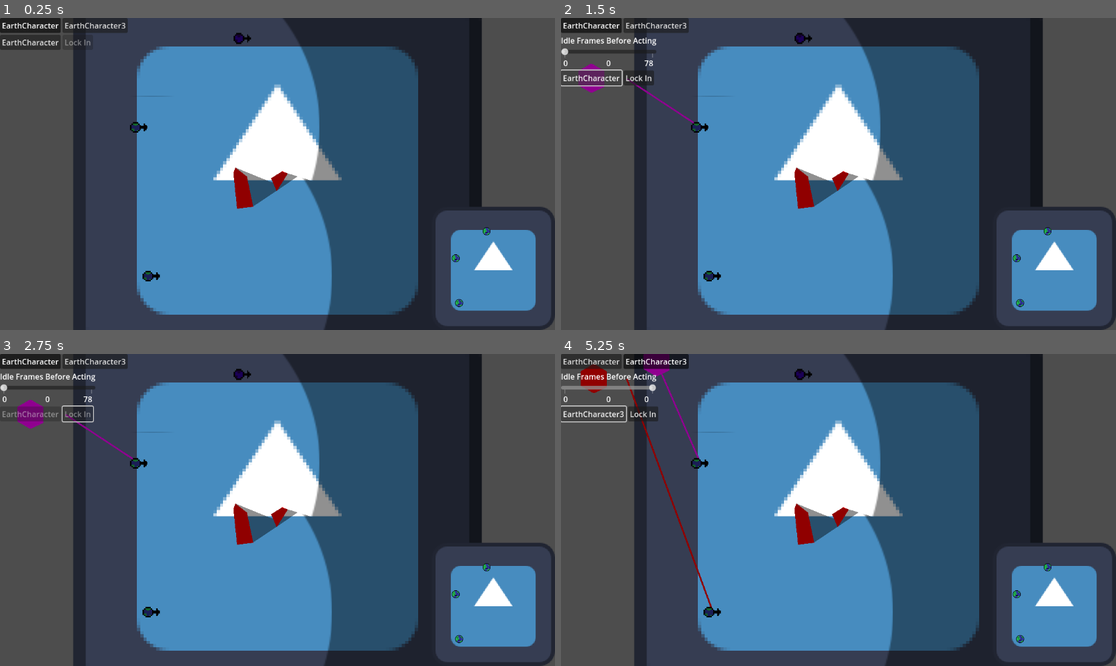
Above: before the commit, frames 1-4 (two rows, left to right).
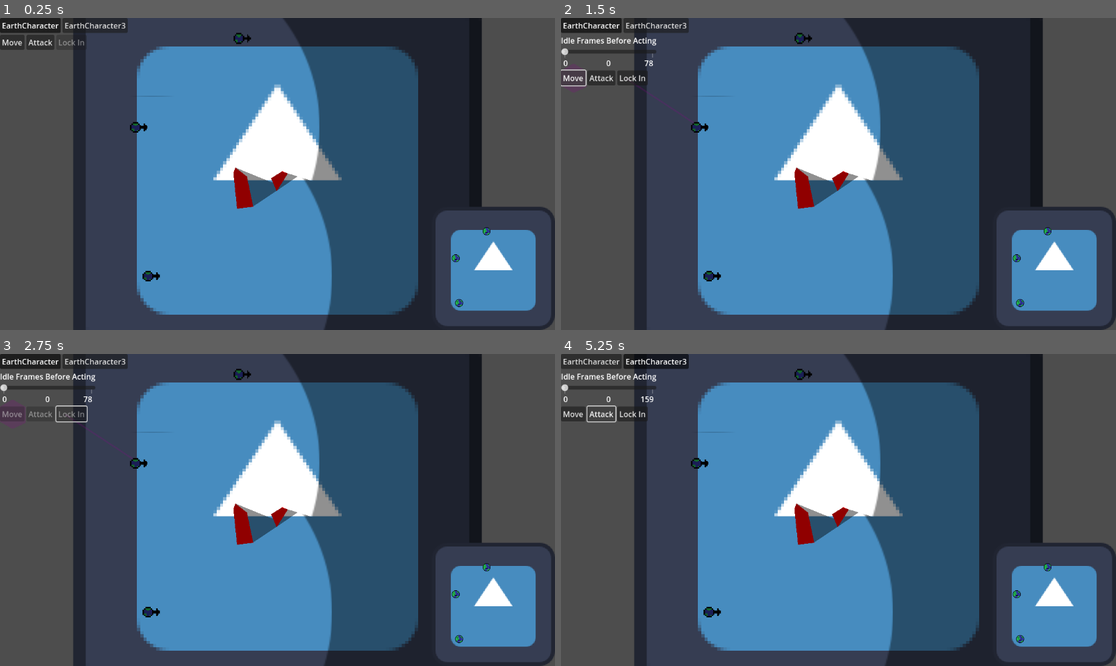
Above: after the commit, the same moments.

Repository: karpada2/space_moba
Game: Godot game, scene res://GameRoots/TestingRoot.tscn
Same seed, same stepped clock (60 frames per second), same inputs: the game is played once before the commit and once after it. The project has no main scene, so this scene is started directly. The engine's default icon, where the game draws it, is replaced by a stand-in: a white triangle on a blue panel in a dark square.
Inputs:
- Up to frame 1 (0.25 s): no input
- Up to frame 2 (1.5 s): click "EarthCharacter" (after the commit: "Move") at 0.5 s; click "EarthCharacter" (after the commit: "Move") at 1.25 s
- Up to frame 3 (2.75 s): click "Lock In" at 2 s
- Up to frame 4 (5.25 s): click "EarthCharacter" at 2.75 s; click "EarthCharacter" (after the commit: "Attack") at 3.5 s; click "EarthCharacter3" at 4.25 s; click "EarthCharacter3" (after the commit: "Attack") at 5 s

The runs differ from the first frame. In frame 1, 0.2% of the frame differs, in the area x 0-44%, y 5-11%; in frame 2, 0.7%; in frame 3, 0.6%; in frame 4, 1.5%, in the area x 0-44%, y 0-82%.

Commit message:
RAHHHHH ATTACKS WORK RAHHHHH

Diff:
--- a/Actions/Action.gd
+++ b/Actions/Action.gd
@@ -76,17 +76,22 @@
 func set_target_position(new_position: Vector2, simulate: bool = false) -> void:
 	if target_type == TargetingType.POSITION:
 		target_position = new_position
-		if not simulate:
+		if not simulate and target_position.is_finite():
 			target_chosen = true
+			target_set()
 
 func set_target_entity(new_entity: EntityBase, simulate: bool = false) -> void:
 	if target_type in [TargetingType.ALLY, TargetingType.ENEMY, TargetingType.ANY]:
 		target_entity = new_entity
-		if not simulate:
+		if not simulate and target_entity:
 			target_chosen = true
+			target_set()
 
 func reset_target() -> void:
 	target_chosen = false
+
+func target_set() -> void:
+	pass
 
 @abstract
 func get_action_length_frames() -> int
--- a/Attacks/Attack.gd
+++ b/Attacks/Attack.gd
@@ -1,5 +1,21 @@
-extends Object
+extends Resource
 class_name Attack
 
 
 ## this just represents the attack itself (damage type, amount, etc. Actual projectiles and stuff will be made in another way)
+var damage_amount: float
+var damage_type: Enums.DamageType
+
+static func create(damage_amount_in: float, damage_type_in: Enums.DamageType) -> Attack:
+	var temp: Attack = Attack.new()
+	temp.damage_amount = damage_amount_in
+	temp.damage_type = damage_type_in
+
+	return temp
+
+func clone() -> Attack:
+	var new_attack: Attack = Attack.new()
+	new_attack.damage_amount = self.damage_amount
+	new_attack.damage_type = self.damage_type
+
+	return new_attack
--- a/Entities/Characters/CharacterBase.gd
+++ b/Entities/Characters/CharacterBase.gd
@@ -7,11 +7,15 @@
 var navigation_agent: NavigationAgent2D
 @onready var move_path_visualizer: Line2D = $MovePathVisualizer
 @onready var position_select_indicator: Polygon2D = $PositionSelectIndicator
-
-static var position_targeting_color: Color = Color(1.0, 0.0, 1.0)
+@onready var target_chooser: TargetChooser = $TargetChooser
+
+static var position_targeting_color: Color = Color(1.0, 0.0, 1.0, 0.2)
+const invalid_target_color: Color = Color(1.0, 0.0, 0.0, 0.3)
 
 # max movement speed in pixels/second
 @export var move_speed_human: float = 50
+
+@export var attack_range: float = 70
 
 # how many pixels can be moved per turn
 @onready var move_distance_per_turn: float = (move_speed_human*(float(TurnResolutionManager.FRAMES_PER_TURN)/Engine.physics_ticks_per_second))
@@ -41,12 +45,15 @@
 	start_pos = global_position
 	navigation_agent.path_changed.connect(_on_move_path_changed)
 
+	target_chooser.my_team = self.my_team
+
 	TurnChoosingManager.choosing_start.connect(action_choosing_start)
 
 	TurnResolutionManager.resolution_advance.connect(turn_resolution_advance)
 
 func action_choosing_start(team: Enums.Team) -> void:
 	if my_team == team:
+		target_chooser.enabled = true
 		position_select_indicator.global_position = self.global_position
 		move_path_visualizer.global_position = self.global_position
 
@@ -55,52 +62,54 @@
 
 func action_choosing_advance() -> void:
 	if current_focused_action != null:
+		if target_chooser.is_right_mouse_button_just_pressed():
+			current_focused_action.reset_target()
+
 		if current_focused_action.target_type == Action.TargetingType.POSITION:
 			position_select_indicator.show()
-			move_path_visualizer.show()
-
 			if not current_focused_action.is_configured():
-				current_focused_action.set_target_position(get_global_mouse_position(), true)
-
-			if current_focused_action is BaseMoveAction:
+				position_select_indicator.global_position = target_chooser.get_mouse_target_position()
+				if current_focused_action is BaseMoveAction:
+					move_path_visualizer.show()
+					navigation_agent.target_position = target_chooser.get_mouse_target_position()
+					calculate_navigation()
+			else:
+				position_select_indicator.global_position = current_focused_action.target_position
+
+
+
+			if target_chooser.is_left_mouse_button_just_pressed() and not current_focused_action.is_configured():
+				current_focused_action.set_target_position(target_chooser.get_mouse_target_position())
 				navigation_agent.target_position = current_focused_action.target_position
 				calculate_navigation()
+				if not is_action_possible(current_focused_action):
+					current_focused_action.reset_target()
 
 
 			if is_action_possible(current_focused_action):
 				position_select_indicator.color = position_targeting_color
 				move_path_visualizer.default_color = position_targeting_color
 			else:
-				position_select_indicator.color = Color.RED
-				move_path_visualizer.default_color = Color.RED
-
-			if Input.is_action_just_pressed("mouse_off_press"):
-				current_focused_action.reset_target()
-
-			if Input.is_action_just_pressed("mouse_press") and not current_focused_action.is_configured():
-				current_focused_action.set_target_position(get_global_mouse_position())
-				navigation_agent.target_position = current_focused_action.target_position
-				calculate_navigation()
-				if not is_action_possible(current_focused_action):
-					current_focused_action.reset_target()
-
-			if not current_focused_action.is_configured():
-				position_select_indicator.global_position = get_global_mouse_position()
-			else:
-				position_select_indicator.global_position = current_focused_action.target_position
-				if current_focused_action is BaseMoveAction:
-					handle_move_action_position_select()
-				else:
-					move_path_visualizer.hide()
+				position_select_indicator.color = invalid_target_color
+				move_path_visualizer.default_color = invalid_target_color
+		elif current_focused_action.target_type in [Action.TargetingType.ANY, Action.TargetingType.ENEMY, Action.TargetingType.ALLY]:
+			if target_chooser.is_left_mouse_button_just_pressed() and not current_focused_action.is_configured():
+				if current_focused_action.target_type == Action.TargetingType.ANY:
+					current_focused_action.set_target_entity(target_chooser.get_any_target())
+				elif current_focused_action.target_type == Action.TargetingType.ENEMY:
+					current_focused_action.set_target_entity(target_chooser.get_enemy_target())
+				elif current_focused_action.target_type == Action.TargetingType.ALLY:
+					current_focused_action.set_target_entity(target_chooser.get_ally_target())
+
+				if current_focused_action.is_configured():
+					if not is_action_possible(current_focused_action):
+						current_focused_action.reset_target()
+
+				if current_focused_action.is_configured():
+					current_focused_action.target_entity.material.set("shader_parameter/mix_amount", 0.5)
 		else:
 			position_select_indicator.hide()
 			move_path_visualizer.hide()
-
-func handle_move_action_position_select() -> void:
-	move_path_visualizer.show()
-	navigation_agent.target_position = current_focused_action.target_position
-
-	calculate_navigation()
 
 func _on_move_path_changed() -> void:
 	navigation_path = navigation_agent.get_current_navigation_path()
@@ -145,7 +154,29 @@
 
 ## Checks if the action with its current parameters is possible (e.g. for move, if the distance and path are valid).
 @abstract
-func is_action_possible(action: Action) -> bool
+func is_action_possible(action: Action, wait_before_act: int = 0) -> bool
+
+@abstract
+func get_action_range(action: Action) -> float
+
+func create_wait_and_move_action(action: Action, wait_before_act: int) -> SequentialAction:
+	if action.target_type == Action.TargetingType.NONE or action is EntityBase.BaseMoveAction:
+		return SequentialAction.create(action.action_name, ActionArray.create([WaitAction.create(wait_before_act), action]))
+
+	var navigation_agent_desired_distance: float = navigation_agent.target_desired_distance
+	navigation_agent.target_desired_distance = get_action_range(action)
+	if action.target_type == Action.TargetingType.POSITION:
+		navigation_agent.target_position = action.target_position
+	else:
+		if action.target_entity:
+			navigation_agent.target_position = action.target_entity.global_position
+		else:
+			navigation_agent.target_position = self.global_position
+	calculate_navigation()
+
+	var new_action: SequentialAction = SequentialAction.create(action.action_name, ActionArray.create([WaitAction.create(wait_before_act), BaseMoveAction.create(self, get_move_distance_per_frame(), null, navigation_agent.get_current_navigation_path(), get_action_range(action)), action]))
+	navigation_agent.target_desired_distance = navigation_agent_desired_distance
+	return new_action
 
 func action_focused(action: Action) -> void:
 	current_focused_action = action
@@ -160,14 +191,15 @@
 	calculate_navigation()
 	return navigation_agent.get_path_length() <= get_max_movement_distance_possible()
 
-func calculate_navigation() -> void:
-	navigation_agent.is_target_reachable()
+func calculate_navigation(nav_agent_in: NavigationAgent2D = navigation_agent) -> void:
+	nav_agent_in.is_target_reachable()
 
 func get_max_movement_distance_possible() -> float:
 	return move_distance_per_turn
 
 ## Handles storing what action was selected and with what parameters
-func action_selected(chosen_action: Action) -> void:
-	next_chosen_action = chosen_action
+func action_selected(chosen_action: Action, wait_before_act: int) -> void:
+	next_chosen_action = create_wait_and_move_action(chosen_action, wait_before_act)
 	TurnChoosingManager.i_chose_action(self)
 	ready_to_act = true
+	target_chooser.enabled = false
--- a/Entities/Characters/EarthCharacter/EarthCharacter.gd
+++ b/Entities/Characters/EarthCharacter/EarthCharacter.gd
@@ -9,10 +9,16 @@
 					self,
 					get_move_distance_per_frame(),
 					navigation_agent
+				),
+				BaseAttackAction.create(
+					Attack.create(100, Enums.DamageType.PHYSICAL)
 				)
 			]
 		)
 	}
 
-func is_action_possible(action: Action) -> bool:
-	return action.get_action_length_frames() <= TurnResolutionManager.FRAMES_PER_TURN
+func is_action_possible(action: Action, wait_before_act: int = 0) -> bool:
+	return create_wait_and_move_action(action, wait_before_act).get_action_length_frames() <= TurnResolutionManager.FRAMES_PER_TURN
+
+func get_action_range(_action: Action) -> float:
+	return attack_range
--- a/Entities/Characters/EarthCharacter/EarthCharacter.tscn
+++ b/Entities/Characters/EarthCharacter/EarthCharacter.tscn
@@ -1,11 +1,18 @@
-[gd_scene load_steps=8 format=3 uid="uid://k3mslpvijhds"]
+[gd_scene load_steps=11 format=3 uid="uid://k3mslpvijhds"]
 
+[ext_resource type="Shader" uid="uid://6kwpnb0kq428" path="res://Entities/EntityShader.gdshader" id="1_3nsai"]
 [ext_resource type="Script" uid="uid://cckinmhmx0uvy" path="res://Entities/Characters/EarthCharacter/EarthCharacter.gd" id="1_oofe1"]
 [ext_resource type="Texture2D" uid="uid://dddmxxuasemfw" path="res://Entities/Characters/EarthCharacter/EarthSprite.png" id="2_symtk"]
 [ext_resource type="Script" uid="uid://dsopyue7txr2b" path="res://Entities/Components/HealthComponent.gd" id="3_0y17a"]
 [ext_resource type="Script" uid="uid://cmrwry3cgj18k" path="res://Entities/Components/GettingHitManagerComponent.gd" id="4_symtk"]
 [ext_resource type="Script" uid="uid://b5uttgqqjgqly" path="res://Entities/Components/HurtboxComponent.gd" id="5_h1xd8"]
+[ext_resource type="PackedScene" uid="uid://cr32u8kaclsx1" path="res://Entities/Components/TargetChooser.tscn" id="7_3nsai"]
 [ext_resource type="PackedScene" uid="uid://cg8sovak1nglu" path="res://Entities/Components/DetectionAreaComponent.tscn" id="7_h1xd8"]
+
+[sub_resource type="ShaderMaterial" id="ShaderMaterial_5dj41"]
+resource_local_to_scene = true
+shader = ExtResource("1_3nsai")
+shader_parameter/mix_amount = 0.0
 
 [sub_resource type="CapsuleShape2D" id="CapsuleShape2D_symtk"]
 radius = 28.0
@@ -14,15 +21,18 @@
 [node name="EarthCharacter" type="CharacterBody2D" groups=["Characters"]]
 light_mask = 7
 visibility_layer = 7
+material = SubResource("ShaderMaterial_5dj41")
 collision_layer = 0
 collision_mask = 0
 motion_mode = 1
 script = ExtResource("1_oofe1")
 move_speed_human = 200.0
+attack_range = 275.0
 metadata/_custom_type_script = "uid://cckinmhmx0uvy"
 
 [node name="Sprite" type="Sprite2D" parent="."]
 z_index = 2
+use_parent_material = true
 scale = Vector2(8.14, 8.14)
 texture = ExtResource("2_symtk")
 
@@ -61,11 +71,13 @@
 [node name="MovePathVisualizer" type="Line2D" parent="."]
 visible = false
 top_level = true
-default_color = Color(1, 0, 1, 1)
+default_color = Color(1, 0, 1, 0.047058824)
 
 [node name="PositionSelectIndicator" type="Polygon2D" parent="."]
 visible = false
 top_level = true
 scale = Vector2(9.03, 9.03)
-color = Color(1, 0, 1, 1)
+color = Color(1, 0, 1, 0.047058824)
 polygon = PackedVector2Array(8.66, 6, 8.66, -5, 0, -10, -8.66, -5, -8.66, 5, 0, 10)
+
+[node name="TargetChooser" parent="." instance=ExtResource("7_3nsai")]
--- a/Entities/Components/GettingHitManagerComponent.gd
+++ b/Entities/Components/GettingHitManagerComponent.gd
@@ -7,3 +7,6 @@
 ## called by parent, signals that this node's depndencies have been fulfilled
 func you_are_ready() -> void:
 	pass
+
+func attack(attack_param: Attack) -> void:
+	health_component.deal_damage(attack_param.damage_amount)
--- a/Entities/Components/HealthComponent.gd
+++ b/Entities/Components/HealthComponent.gd
@@ -7,3 +7,10 @@
 
 @export var max_health: float = 600
 @export var curr_health: float = 600
+
+func deal_damage(amount: float) -> void:
+	curr_health -= amount
+	health_changed.emit(curr_health)
+	if curr_health <= 0:
+		curr_health = 0
+		died.emit()
--- /dev/null
+++ b/Entities/Components/TargetChooser.gd
@@ -0,0 +1,73 @@
+extends Node
+class_name TargetChooser
+
+
+@onready var entity_detector: Area2D = $EntityDetector
+
+@export var my_team: Enums.Team = Enums.Team.GOOD
+
+var enabled: bool = false
+
+var overlapping_entities: Array[EntityBase] = []
+
+
+func _on_entity_detector_body_entered(body: Node2D) -> void:
+	if body is EntityBase:
+		overlapping_entities.append(body)
+
+func _on_entity_detector_body_exited(body: Node2D) -> void:
+	if body is EntityBase:
+		overlapping_entities.erase(body)
+
+func _physics_process(_delta: float) -> void:
+	if enabled:
+		entity_detector.global_position = _get_global_mouse_position()
+
+
+func _get_global_mouse_position() -> Vector2:
+	return GameRoot.get_game_root().get_global_mouse_position()
+
+func is_left_mouse_button_just_pressed() -> bool:
+	return Input.is_action_just_pressed("mouse_press")
+
+func is_right_mouse_button_just_pressed() -> bool:
+	return Input.is_action_just_pressed("mouse_off_press")
+
+func get_mouse_target_position() -> Vector2:
+	if enabled:
+		return _get_global_mouse_position()
+	else:
+		return Vector2.INF
+
+func get_enemy_target() -> EntityBase:
+	if enabled:
+		var closest_entity: EntityBase = null
+		for entity: EntityBase in overlapping_entities:
+			if ((entity.my_team == Enums.Team.EVIL and my_team == Enums.Team.GOOD) or (entity.my_team == Enums.Team.GOOD and my_team == Enums.Team.EVIL) or (entity.my_team == Enums.Team.NONE)) and entity.visible:
+				if closest_entity == null or closest_entity.global_position.distance_squared_to(_get_global_mouse_position()) > entity.global_position.distance_squared_to(_get_global_mouse_position()):
+					closest_entity = entity
+		return closest_entity
+	else:
+		return null
+
+func get_ally_target() -> EntityBase:
+	if enabled:
+		var closest_entity: EntityBase = null
+		for entity: EntityBase in overlapping_entities:
+			if (entity.my_team == my_team) and entity.visible:
+				if closest_entity == null or closest_entity.global_position.distance_squared_to(_get_global_mouse_position()) > entity.global_position.distance_squared_to(_get_global_mouse_position()):
+					closest_entity = entity
+		return closest_entity
+	else:
+		return null
+
+func get_any_target() -> EntityBase:
+	if enabled:
+		var closest_entity: EntityBase = null
+		for entity: EntityBase in overlapping_entities:
+			if entity.visible:
+				if closest_entity == null or closest_entity.global_position.distance_squared_to(_get_global_mouse_position()) > entity.global_position.distance_squared_to(_get_global_mouse_position()):
+					closest_entity = entity
+		return closest_entity
+	else:
+		return null
--- /dev/null
+++ b/Entities/Components/TargetChooser.tscn
@@ -0,0 +1,21 @@
+[gd_scene load_steps=3 format=3 uid="uid://cr32u8kaclsx1"]
+
+[ext_resource type="Script" uid="uid://d3jrlxrb372sb" path="res://Entities/Components/TargetChooser.gd" id="1_3d7hu"]
+
+[sub_resource type="CircleShape2D" id="CircleShape2D_3d7hu"]
+radius = 250.0
+
+[node name="TargetChooser" type="Node"]
+script = ExtResource("1_3d7hu")
+
+[node name="EntityDetector" type="Area2D" parent="."]
+collision_layer = 0
+collision_mask = 14
+input_pickable = false
+monitorable = false
+
+[node name="CollisionShape2D" type="CollisionShape2D" parent="EntityDetector"]
+shape = SubResource("CircleShape2D_3d7hu")
+
+[connection signal="body_entered" from="EntityDetector" to="." method="_on_entity_detector_body_entered"]
+[connection signal="body_exited" from="EntityDetector" to="." method="_on_entity_detector_body_exited"]
--- a/Entities/EntityBase.gd
+++ b/Entities/EntityBase.gd
@@ -22,7 +22,7 @@
 		var new_action: BaseMoveAction = BaseMoveAction.new()
 		var path_length: float = 0
 		new_action.my_entity = entity
-		new_action.action_name = entity.get_display_name()
+		new_action.action_name = "Move"
 		new_action.move_distance_per_frame = move_distance_per_frame_in
 		new_action.action_length_turns = 1
 		new_action.target_type = TargetingType.POSITION
@@ -80,6 +80,39 @@
 		finished = is_target_reached()
 		return not is_target_reached()
 
+## applies the attack only, combined with an animation action before and after to achieve cool effect. this way multi-hit-attacks and shit also work.
+class BaseAttackAction extends Action:
+	var attack: Attack
+
+	func target_set() -> void:
+		target_entity.material.set("shader_parameter/mix_amount", 0.5)
+
+	func get_action_length_frames() -> int:
+		return 0
+
+	static func create(attack_in: Attack) -> BaseAttackAction:
+		var new_action: BaseAttackAction = BaseAttackAction.new()
+		new_action.action_name = "Attack"
+		new_action.action_length_turns = 1
+		new_action.target_type = TargetingType.ENEMY
+
+		new_action.attack = attack_in
+
+		return new_action
+
+	func clone() -> BaseAttackAction:
+		var new_action: BaseAttackAction = _clone_inner()
+		new_action.attack = self.attack.clone()
+
+		return new_action
+
+	func _new_inner() -> BaseAttackAction:
+		return BaseAttackAction.new()
+
+	func run(_frames_passed: int) -> bool:
+		target_entity.getting_hit_manager.attack(attack)
+		target_entity.material.set("shader_parameter/mix_amount", 0)
+		return false
 
 @export var my_team: Enums.Team = Enums.Team.NONE
 
--- /dev/null
+++ b/Entities/EntityShader.gdshader
@@ -0,0 +1,19 @@
+shader_type canvas_item;
+const vec4 tint = vec4(1, 0, 0, 1);
+uniform float mix_amount : hint_range(0, 1) = 0.5;
+
+void vertex() {
+	// Called for every vertex the material is visible on.
+}
+
+void fragment() {
+    vec4 tex = texture(TEXTURE, UV);
+	if (tex.a != 0.0){
+		COLOR = mix(tex, tint, mix_amount);
+	}
+}
+
+//void light() {
+//	// Called for every pixel for every light affecting the CanvasItem.
+//	// Uncomment to replace the default light processing function with this one.
+//}
--- a/GameRoots/TestingRoot.tscn
+++ b/GameRoots/TestingRoot.tscn
@@ -6,6 +6,118 @@
 [ext_resource type="Script" uid="uid://dtd6pqcc4vcqg" path="res://HUD/Minimaps/Minimap.gd" id="4_m46vn"]
 [ext_resource type="PackedScene" uid="uid://k3mslpvijhds" path="res://Entities/Characters/EarthCharacter/EarthCharacter.tscn" id="4_so4lt"]
 [ext_resource type="PackedScene" uid="uid://dg334efubhi5i" path="res://HUD/ActionChoosing/ActionChoosingInterface.tscn" id="5_m46vn"]
+
+[sub_resource type="Shader" id="Shader_m46vn"]
+resource_local_to_scene = true
+code = "shader_type canvas_item;
+const vec4 tint = vec4(1, 0, 0, 1);
+uniform float mix_amount : hint_range(0, 1) = 0.5;
+
+void vertex() {
+	// Called for every vertex the material is visible on.
+}
+
+void fragment() {
+    vec4 tex = texture(TEXTURE, UV);
+	if (tex.a != 0.0){
+		COLOR = mix(tex, tint, mix_amount);
+	}
+}
+
+//void light() {
+//	// Called for every pixel for every light affecting the CanvasItem.
+//	// Uncomment to replace the default light processing function with this one.
+//}
+"
+
+[sub_resource type="ShaderMaterial" id="ShaderMaterial_hrkw6"]
+resource_local_to_scene = true
+shader = SubResource("Shader_m46vn")
+shader_parameter/mix_amount = 0.0
+
+[sub_resource type="Shader" id="Shader_qjowt"]
+resource_local_to_scene = true
+code = "shader_type canvas_item;
+const vec4 tint = vec4(1, 0, 0, 1);
+uniform float mix_amount : hint_range(0, 1) = 0.5;
+
+void vertex() {
+	// Called for every vertex the material is visible on.
+}
+
+void fragment() {
+    vec4 tex = texture(TEXTURE, UV);
+	if (tex.a != 0.0){
+		COLOR = mix(tex, tint, mix_amount);
+	}
+}
+
+//void light() {
+//	// Called for every pixel for every light affecting the CanvasItem.
+//	// Uncomment to replace the default light processing function with this one.
+//}
+"
+
+[sub_resource type="ShaderMaterial" id="ShaderMaterial_gondq"]
+resource_local_to_scene = true
+shader = SubResource("Shader_qjowt")
+shader_parameter/mix_amount = 0.0
+
+[sub_resource type="Shader" id="Shader_12iin"]
+resource_local_to_scene = true
+code = "shader_type canvas_item;
+const vec4 tint = vec4(1, 0, 0, 1);
+uniform float mix_amount : hint_range(0, 1) = 0.5;
+
+void vertex() {
+	// Called for every vertex the material is visible on.
+}
+
+void fragment() {
+    vec4 tex = texture(TEXTURE, UV);
+	if (tex.a != 0.0){
+		COLOR = mix(tex, tint, mix_amount);
+	}
+}
+
+//void light() {
+//	// Called for every pixel for every light affecting the CanvasItem.
+//	// Uncomment to replace the default light processing function with this one.
+//}
+"
+
+[sub_resource type="ShaderMaterial" id="ShaderMaterial_uumw7"]
+resource_local_to_scene = true
+shader = SubResource("Shader_12iin")
+shader_parameter/mix_amount = 0.0
+
+[sub_resource type="Shader" id="Shader_gp5ni"]
+resource_local_to_scene = true
+code = "shader_type canvas_item;
+const vec4 tint = vec4(1, 0, 0, 1);
+uniform float mix_amount : hint_range(0, 1) = 0.5;
+
+void vertex() {
+	// Called for every vertex the material is visible on.
+}
+
+void fragment() {
+    vec4 tex = texture(TEXTURE, UV);
+	if (tex.a != 0.0){
+		COLOR = mix(tex, tint, mix_amount);
+	}
+}
+
+//void light() {
+//	// Called for every pixel for every light affecting the CanvasItem.
+//	// Uncomment to replace the default light processing function with this one.
+//}
+"
+
+[sub_resource type="ShaderMaterial" id="ShaderMaterial_54qov"]
+resource_local_to_scene = true
+shader = SubResource("Shader_gp5ni")
+shader_parameter/mix_amount = 0.0
 
 [sub_resource type="NavigationPolygon" id="NavigationPolygon_m46vn"]
 vertices = PackedVector2Array(1339.2422, 1244.2891, -1311.5313, 1259.7031, -87.82031, 243.07031, 21.21875, 157.1875, -2 …(222 unchanged characters)…
@@ -60,20 +172,24 @@
 layout_mode = 2
 
 [node name="EarthCharacter" parent="." groups=["VisibleEntities"] instance=ExtResource("4_so4lt")]
+material = SubResource("ShaderMaterial_hrkw6")
 position = Vector2(-842, -285)
 my_team = 1
 
 [node name="EarthCharacter2" parent="." groups=["VisibleEntities"] instance=ExtResource("4_so4lt")]
 modulate = Color(1, 0, 1, 1)
+material = SubResource("ShaderMaterial_gondq")
 position = Vector2(-211, -828)
 my_team = 2
 
 [node name="EarthCharacter3" parent="." groups=["VisibleEntities"] instance=ExtResource("4_so4lt")]
+material = SubResource("ShaderMaterial_uumw7")
 position = Vector2(-766, 624)
 my_team = 1
 
 [node name="EarthCharacter4" parent="." groups=["VisibleEntities"] instance=ExtResource("4_so4lt")]
 modulate = Color(1, 0, 1, 1)
+material = SubResource("ShaderMaterial_54qov")
 position = Vector2(882, 184)
 my_team = 2
 
--- a/HUD/ActionChoosing/ActionChoosingInterface.gd
+++ b/HUD/ActionChoosing/ActionChoosingInterface.gd
@@ -35,7 +35,7 @@
 
 func _physics_process(_delta: float) -> void:
 	if focused_action:
-		wait_before_acting_slider.max_value = TurnResolutionManager.FRAMES_PER_TURN - focused_action.get_action_length_frames()
+		wait_before_acting_slider.max_value = TurnResolutionManager.FRAMES_PER_TURN - last_character.create_wait_and_move_action(focused_action, 0).get_action_length_frames()
 		max_slider_value_showcase.text = str(int(wait_before_acting_slider.max_value))
 		current_slider_value_showcase.text = str(int(wait_before_acting_slider.value))
 
@@ -177,13 +177,12 @@
 
 func _on_lock_in_button_pressed() -> void:
 	if focused_action != null:
-		action_chosen.emit(
-			SequentialAction.create(focused_action.action_name, ActionArray.create([WaitAction.create(int(wait_before_acting_slider.value)), focused_action]))
-			)
-		for node: Node in actions_container.get_children():
-			if node is BaseButton:
-				node.disabled = true
-		for node: Node in switches.get_children():
-			if node is BaseButton:
-				node.disabled = true
-		choices.disabled = true
+		if focused_action.is_configured():
+			action_chosen.emit(focused_action, int(wait_before_acting_slider.value))
+			for node: Node in actions_container.get_children():
+				if node is BaseButton:
+					node.disabled = true
+			for node: Node in switches.get_children():
+				if node is BaseButton:
+					node.disabled = true
+			choices.disabled = true
--- a/Turns/TurnPhase.gd
+++ b/Turns/TurnPhase.gd
@@ -16,8 +16,8 @@
 @warning_ignore("unused_private_class_variable")
 static var _trash: OrderTurnPhase = OrderTurnPhase.order([
 	GOOD_TEAM_CHOOSE,
+	GOOD_TEAM_RESOLVE,
 	EVIL_TEAM_CHOOSE,
-	GOOD_TEAM_RESOLVE,
 	EVIL_TEAM_RESOLVE,
 	GOOD_TEAM_CHOOSE
 	])
Not shown, added: Entities/Components/TargetChooser.gd.uid
Not shown, added: Entities/EntityShader.gdshader.uid
Not shown: 1 places in GameRoots/TestingRoot.tscn that only renumber resources
